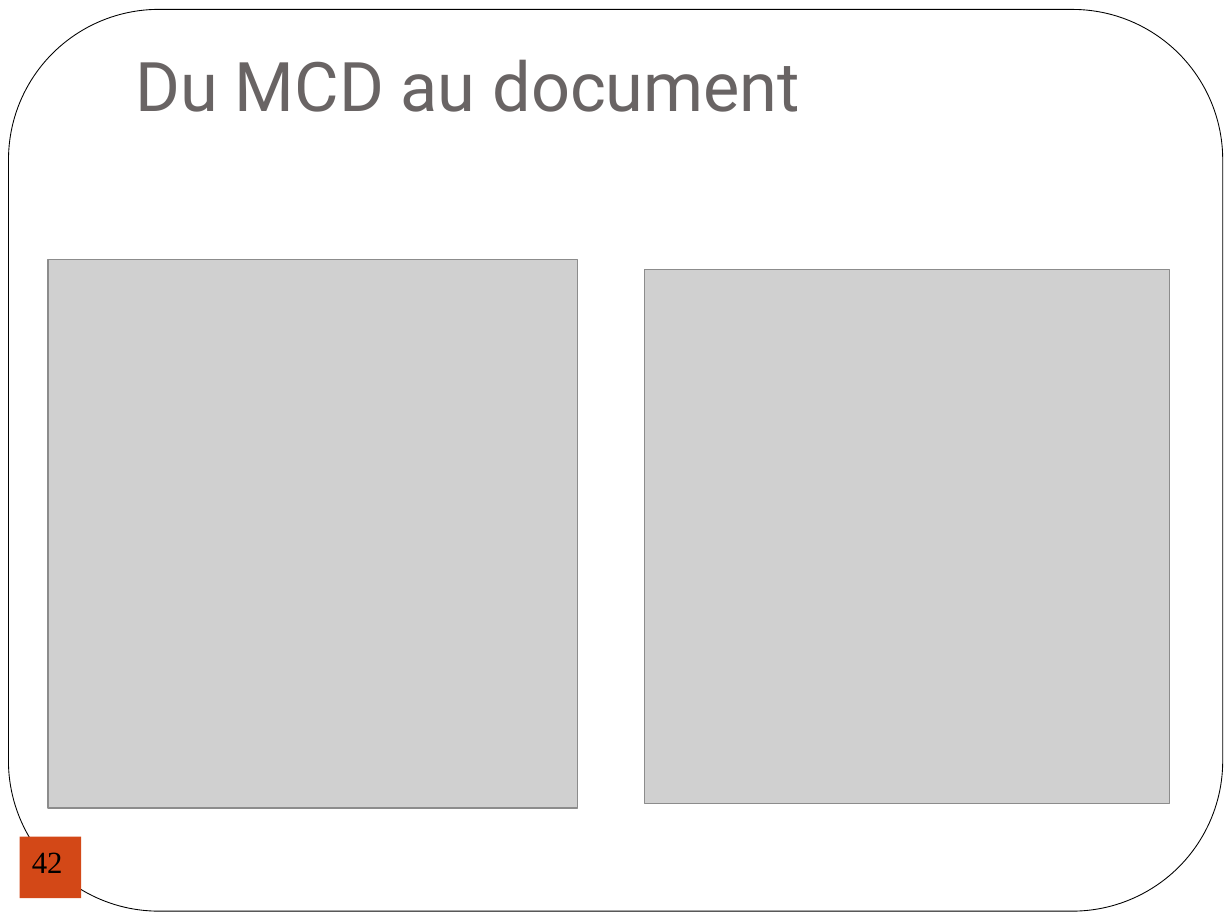
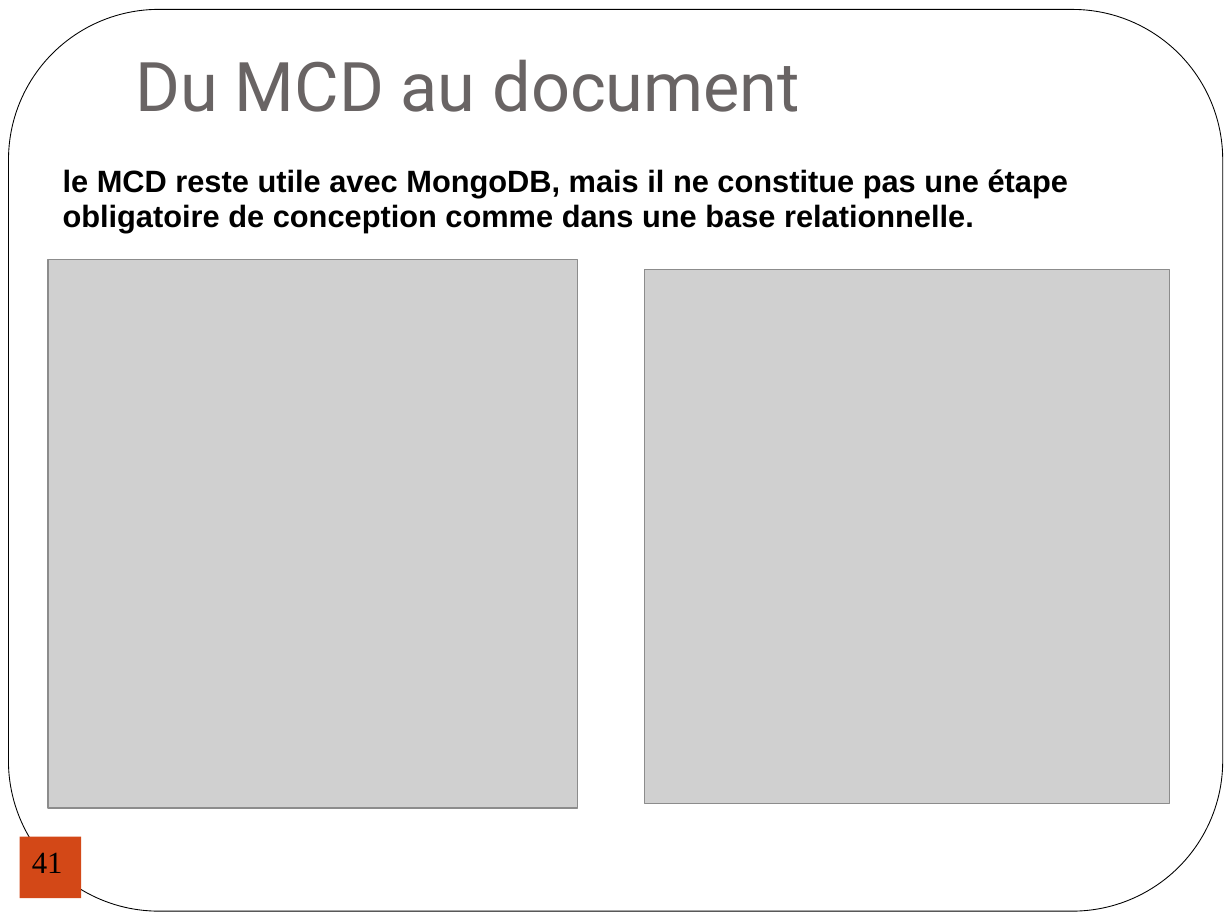
Before and after one commit to karim-azeggouar/portfoliofs202, a slide deck: slide 41 of public/docs/mngdb.ppt (slide 42 before the commit). Drawn at 1232x924 pixels with LibreOffice and Linux fonts; fonts in the diff are those of the drawing; grey boxes stand for pictures. Boxes give left, top, right and bottom in pixels: in the first picture for what was removed or moved away, otherwise in the second. Text is boxed around its words. In the diff, an @@ line names an element or a change of style, - is before the commit and + after.

Commit message:
cours mongodb

```diff
--- a/public/docs/mngdb.ppt
+++ b/public/docs/mngdb.ppt
@@ text added at [63,169,1068,232], 18 pt, text #000000, bold @@
+le MCD reste utile avec MongoDB, mais il ne constitue pas une étape obligatoire de conception comme dans une base relationnelle.
@@ page number at [32,852,63,873]: text changed @@
-42
+41
```
Also in this commit, not shown: 2 other slides changed, 2 slides added, 2 slides removed, 2 other files.
